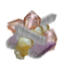
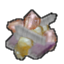
Layer changes from the first 64px x 64px image to the second:
added layer "outline" above "Main" over [5, 9, 58, 61]
